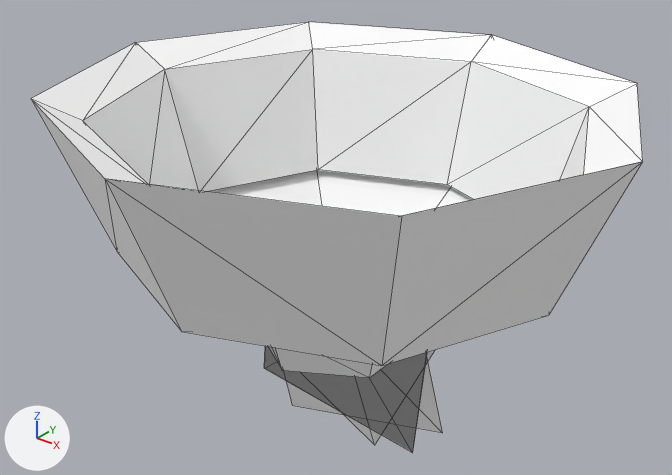
Renders of the glTF model public/3d/item/model__item__shop.ofs_1377_0/1377item2767r.gltf from each side of a commit.
Before and after are seen from a 50 mm lens placed at (7.522, -11.058, 0.981), pointed at (7.024, -10.436, 0.596). Lighting does not change. The marker at lower left points along +X, +Y and +Z. The older version comes first. Mesh edges are drawn as thin lines.

In view in the first picture: '1377item2767r'.
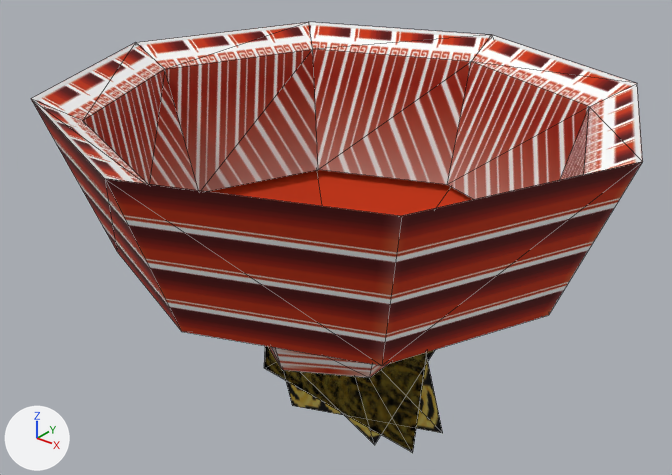
Diff of the bpy script that builds the scene:
```diff
--- a/public/3d/item/model__item__shop.ofs_1377_0/1377item2767r.gltf.py
+++ b/public/3d/item/model__item__shop.ofs_1377_0/1377item2767r.gltf.py
@@ img_ucc_men2 @@
+img_ucc_men2 = load_image('ucc_men2', '_unpacked/ucc_men2', 16, 32, 'sRGB')
@@ img_ucc_ramen0 @@
+img_ucc_ramen0 = load_image('ucc_ramen0', '_unpacked/ucc_ramen0', 16, 32, 'sRGB')
@@ mat_nabe_ucc_ramen0 @@
 mat_nabe_ucc_ramen0 = principled_material('nabe_ucc_ramen0')
-mat_nabe_ucc_ramen0.base_color = (1.0, 1.0, 1.0)  # white #ffffff
+mat_nabe_ucc_ramen0.texture = img_ucc_ramen0
 mat_nabe_ucc_ramen0.roughness = 1.0
@@ mat_ucc_men2 @@
 mat_ucc_men2 = principled_material('ucc_men2')
-mat_ucc_men2.base_color = (1.0, 1.0, 1.0)  # white #ffffff
+mat_ucc_men2.texture = img_ucc_men2
 mat_ucc_men2.roughness = 1.0
```

Changed parts and their boxes (x1, y1, x2, y2) in the pictures (672 x 475 px):
'1377item2767r', surface changed (white to red): (31, 22, 643, 453) in both
